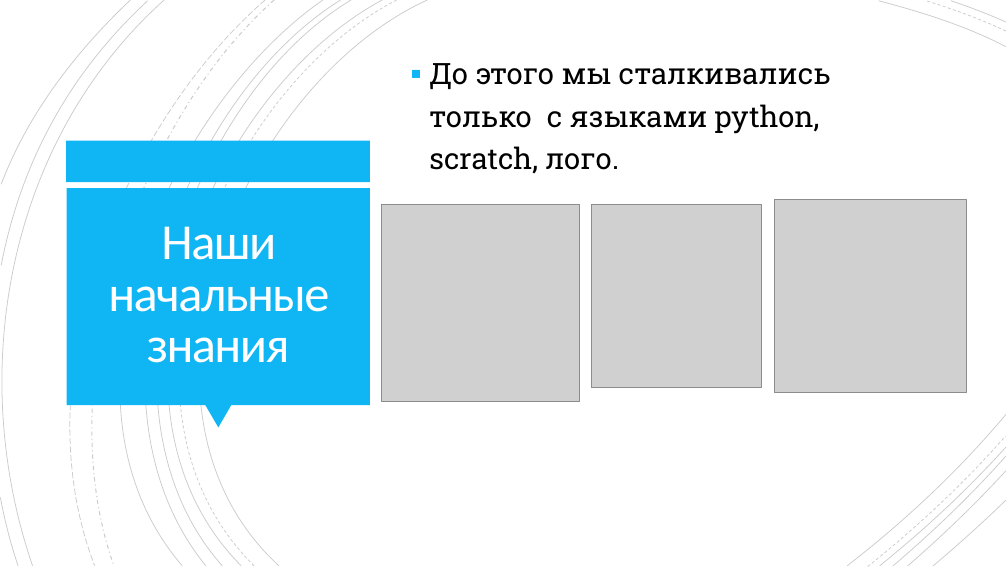
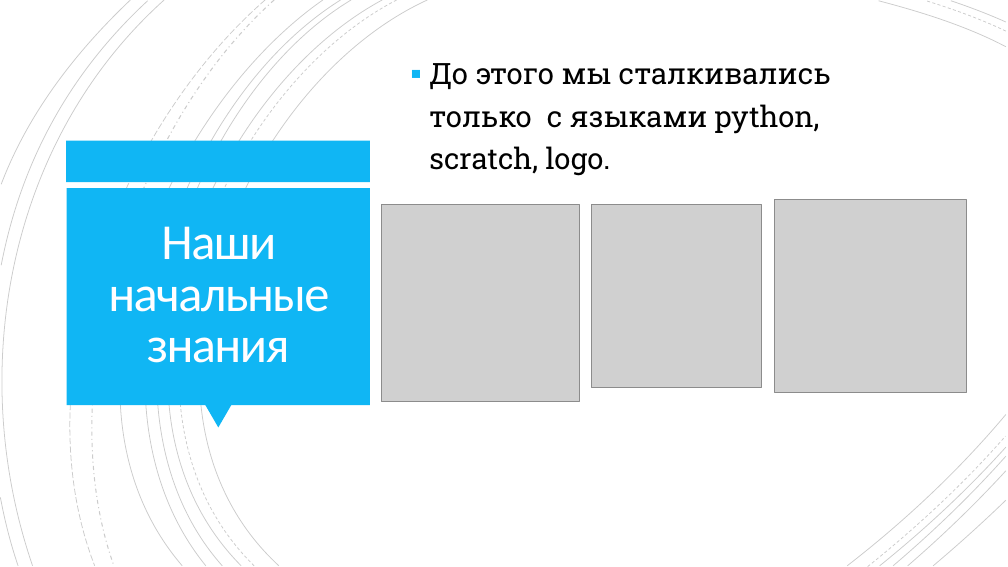
Before and after one commit to ssyp-ru/ssyp19-ws16, a slide deck: slide 3 of Создание архиватора по алгоритму Хаффмана.pptx. Drawn at 1008x567 pixels with LibreOffice and Linux fonts; fonts in the diff are those of the drawing; grey boxes stand for pictures. Boxes give left, top, right and bottom in pixels: in the first picture for what was removed or moved away, otherwise in the second. Text is boxed around its words. In the diff, an @@ line names an element or a change of style, - is before the commit and + after.

```diff
--- a/Создание архиватора по алгоритму Хаффмана.pptx
+++ b/Создание архиватора по алгоритму Хаффмана.pptx
@@ text at (x1=429, y1=63, x2=830, y2=176): text changed @@
-▪ До этого мы сталкивались только с языками python, scratch, лого.
+▪ До этого мы сталкивались только с языками python, scratch, logo.
```
Also in this commit, not shown: 3 other slides changed, 4 slides added, 1 slide removed, 5 other files.
